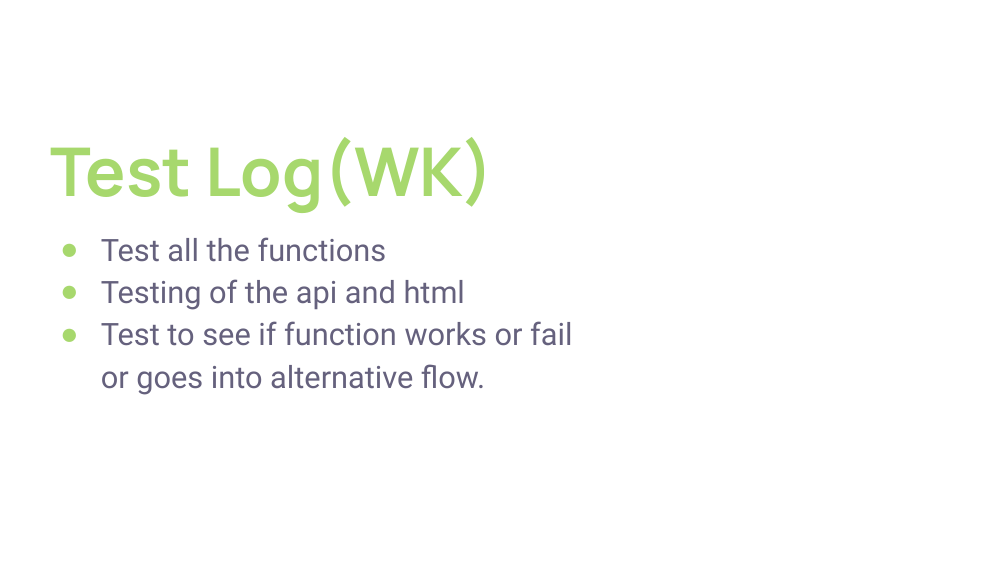
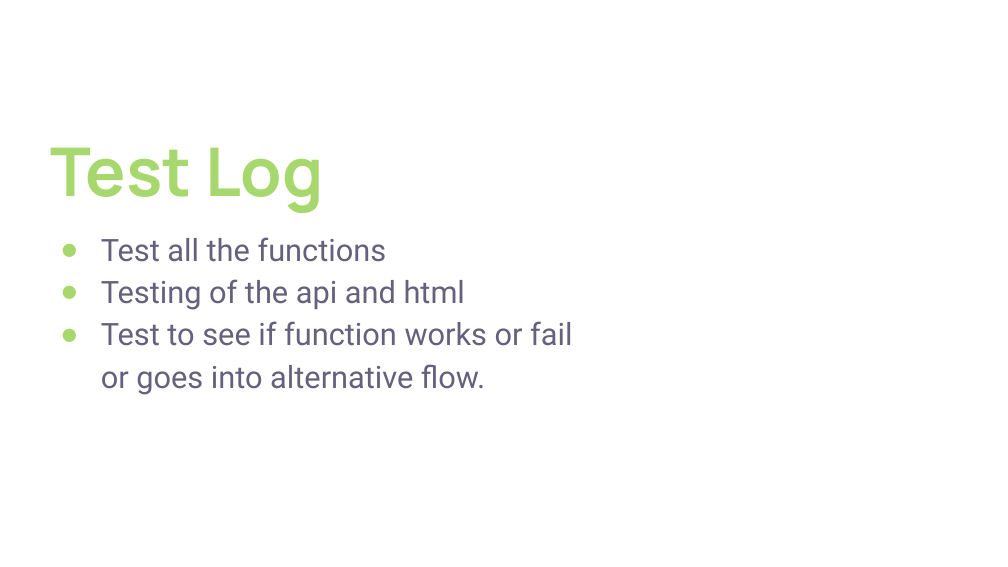
Before and after one commit to XandeK/swen3powerpoint, a slide deck: slide 9 of SWEN presentation 3.pptx. Drawn at 1008x567 pixels with LibreOffice and Linux fonts; fonts in the diff are those of the drawing; background and template pictures are left out. Boxes give left, top, right and bottom in pixels: in the first picture for what was removed or moved away, otherwise in the second. Text is boxed around its words. In the diff, an @@ line names an element or a change of style, - is before the commit and + after.

```diff
--- a/SWEN presentation 3.pptx
+++ b/SWEN presentation 3.pptx
@@ title at [50, 147, 324, 213]: text changed @@
-Test Log(WK)
+Test Log
```
Also in this commit, not shown: 6 other slides changed.
